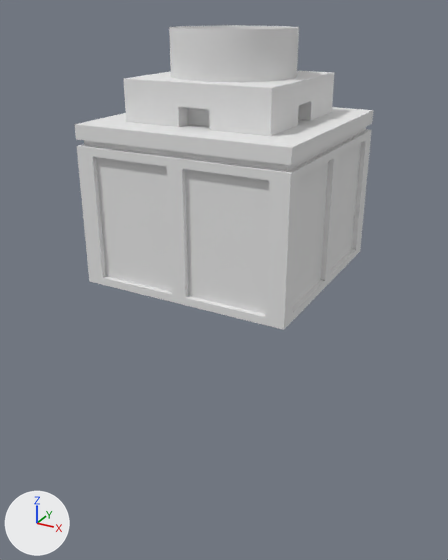
The Blender file Assets/models/cave/room02/room02f_miner_alt01.blend: old version first, new version second.
Before and after are seen from a camera (50 mm lens) standing at (5.78, -10.9, 3.11) and looking at (0.16, -0.67, -2.01). Lighting does not change. The marker at lower left points along +X, +Y and +Z. The same objects are shown in both versions, whatever each file hides.

The older version as bpy lines, for what is in view:
```python
ob_body_bottom = bpy.data.objects.new('body_bottom', me_cube_010)
ob_body_bottom.location = (0.0, 0.0, 0.0)
ob_body_top = bpy.data.objects.new('body_top', me_cube_013)
ob_body_top.location = (0.0, 0.0, 0.0)
ob_collection_area = bpy.data.objects.new('collection_area', me_cube_008)
ob_collection_area.location = (0.0, 0.0, 0.0)
ob_eye_000 = bpy.data.objects.new('eye.000', me_cylinder_007)
ob_eye_000.location = (0.0, 0.0, 0.0)
ob_eye_002 = bpy.data.objects.new('eye.002', me_cylinder_009)
ob_eye_002.location = (0.0, 0.0, 0.0)
ob_iris_000 = bpy.data.objects.new('iris.000', me_icosphere)
ob_iris_000.location = (0.0, 0.0, 0.0)
ob_iris_001 = bpy.data.objects.new('iris.001', me_icosphere_001)
ob_iris_001.location = (0.0, 0.0, 0.0)
ob_iris_002 = bpy.data.objects.new('iris.002', me_icosphere_002)
ob_iris_002.location = (0.0, 0.0, 0.0)
ob_vaccuum = bpy.data.objects.new('vaccuum', me_cylinder_001)
ob_vaccuum.location = (0.0, 0.0, 0.0)
```
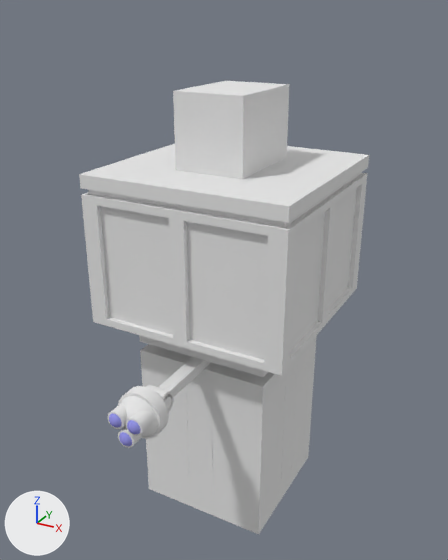
Boxes [x1, y1, x2, y2] around the edits, measured in the pictures (448 x 560 px):
'collection_area', moved: before [74, 107, 374, 330]; after [79, 144, 369, 376]
'body_bottom', moved: before [124, 71, 335, 136]; after [140, 335, 317, 534]
'vaccuum', moved (not visible afterwards): before [169, 25, 299, 82]
'arms_upper.S', moved (not visible before): after [186, 382, 212, 446]
'arms_lower.S', moved (not visible before): after [188, 438, 213, 501]
'body_top', moved (not visible before): after [139, 335, 268, 377]
'neck', moved (not visible before): after [159, 357, 211, 396]
'head_rim', moved (not visible before): after [118, 386, 169, 439]
'head_ball', moved (not visible before): after [121, 389, 166, 437]
'arms_upper.E', moved (not visible before): after [283, 364, 297, 433]
'arms_lower.E', moved (not visible before): after [281, 419, 294, 486]
'eye.002', moved (not visible before): after [126, 411, 154, 436]
'neck_joint', moved (not visible before): after [146, 385, 174, 413]
'eye.001', moved (not visible before): after [108, 403, 127, 429]
'eye.000', moved (not visible before): after [118, 427, 142, 448]
'iris.002', moved (not visible before): after [127, 420, 141, 434]
'iris.000', moved (not visible before): after [119, 432, 132, 446]
'iris.001', moved (not visible before): after [109, 413, 122, 428]
'body_clamp', unchanged, uncovered by the edit: after [173, 81, 290, 179]

What the commit changed:
Object 'vaccuum' (ob_vaccuum) moves from (0.0, 0.0, 0.0) to (0.0, 0.0, -5.64).
Object 'body_bottom' (ob_body_bottom) moves from (0.0, 0.0, 0.0) to (0.0, 0.0, -5.64).
Object 'body_top' (ob_body_top) moves from (0.0, 0.0, 0.0) to (0.0, 0.0, -3.29).
Object 'iris.000' (ob_iris_000) moves from (0.0, 0.0, 0.0) to (0.0, -3.88, -3.83).
Object 'eye.000' (ob_eye_000) moves from (0.0, 0.0, 0.0) to (0.0, -3.81, -3.83).
Object 'eye.002' (ob_eye_002) moves from (0.0, 0.0, 0.0) to (0.2, -3.81, -3.5).
Object 'iris.002' (ob_iris_002) moves from (0.0, 0.0, 0.0) to (0.2, -3.88, -3.5).
Object 'iris.001' (ob_iris_001) moves from (0.0, 0.0, 0.0) to (-0.2, -3.88, -3.5).
Object 'eye.001' (ob_eye_001) moves from (0.0, 0.0, 0.0) to (-0.2, -3.81, -3.5).
Object 'head_rim' (ob_head_rim) moves from (0.0, 0.0, 0.0) to (0.0, -3.42, -3.6).
Object 'head_ball' (ob_head_ball) moves from (0.0, 0.0, 0.0) to (0.0, -3.42, -3.6).
Object 'neck_joint' (ob_neck_joint) moves from (0.0, 0.0, 0.0) to (0.0, -2.98, -3.6).
Object 'neck' (ob_neck) moves from (0.0, 0.0, 0.0) to (0.0, -1.84, -3.6).
Object 'arms_upper.S' (ob_arms_upper_s) moves from (0.0, 0.0, 0.0) to (0.0, 0.0, -5.02).
Object 'arms_lower.S' (ob_arms_lower_s) moves from (0.0, 0.0, 0.0) to (0.0, 0.0, -6.37).
Object 'arms_upper.E' (ob_arms_upper_e) moves from (0.0, 0.0, 0.0) to (0.0, 0.0, -5.02).
Object 'arms_lower.E' (ob_arms_lower_e) moves from (0.0, 0.0, 0.0) to (0.0, 0.0, -6.37).
Object 'collection_area' (ob_collection_area) moves from (0.0, 0.0, 0.0) to (0.0, 0.0, -0.92).
